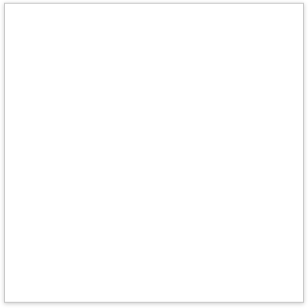
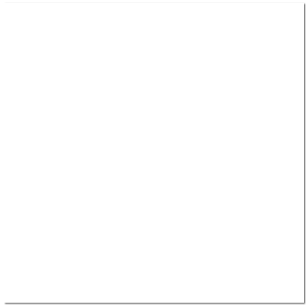
The second 308×308 image is a revision of the first. Changes to its layers:
pixels changed over [1, 0, 307, 307] (layer not identified)
